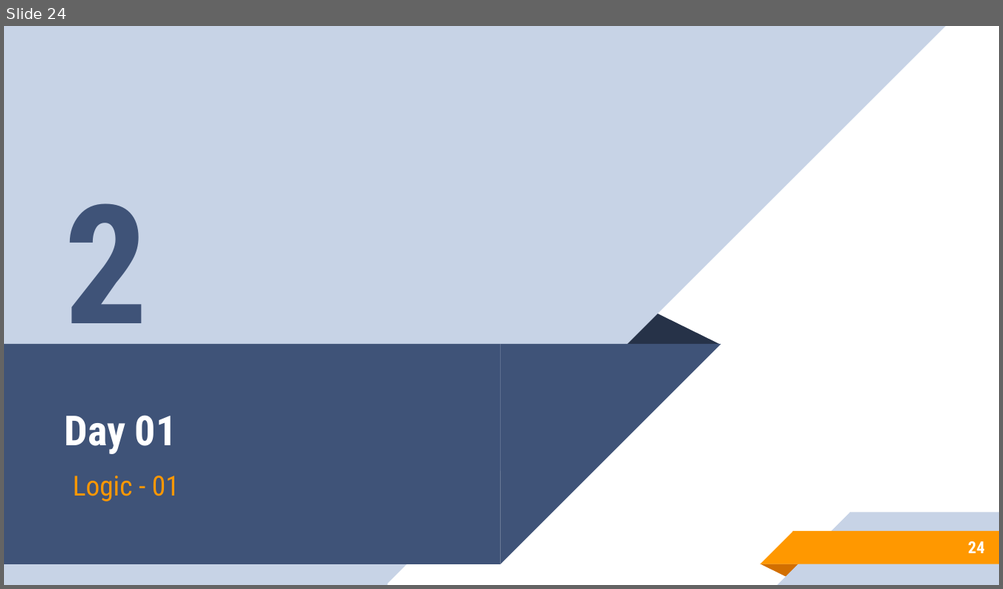
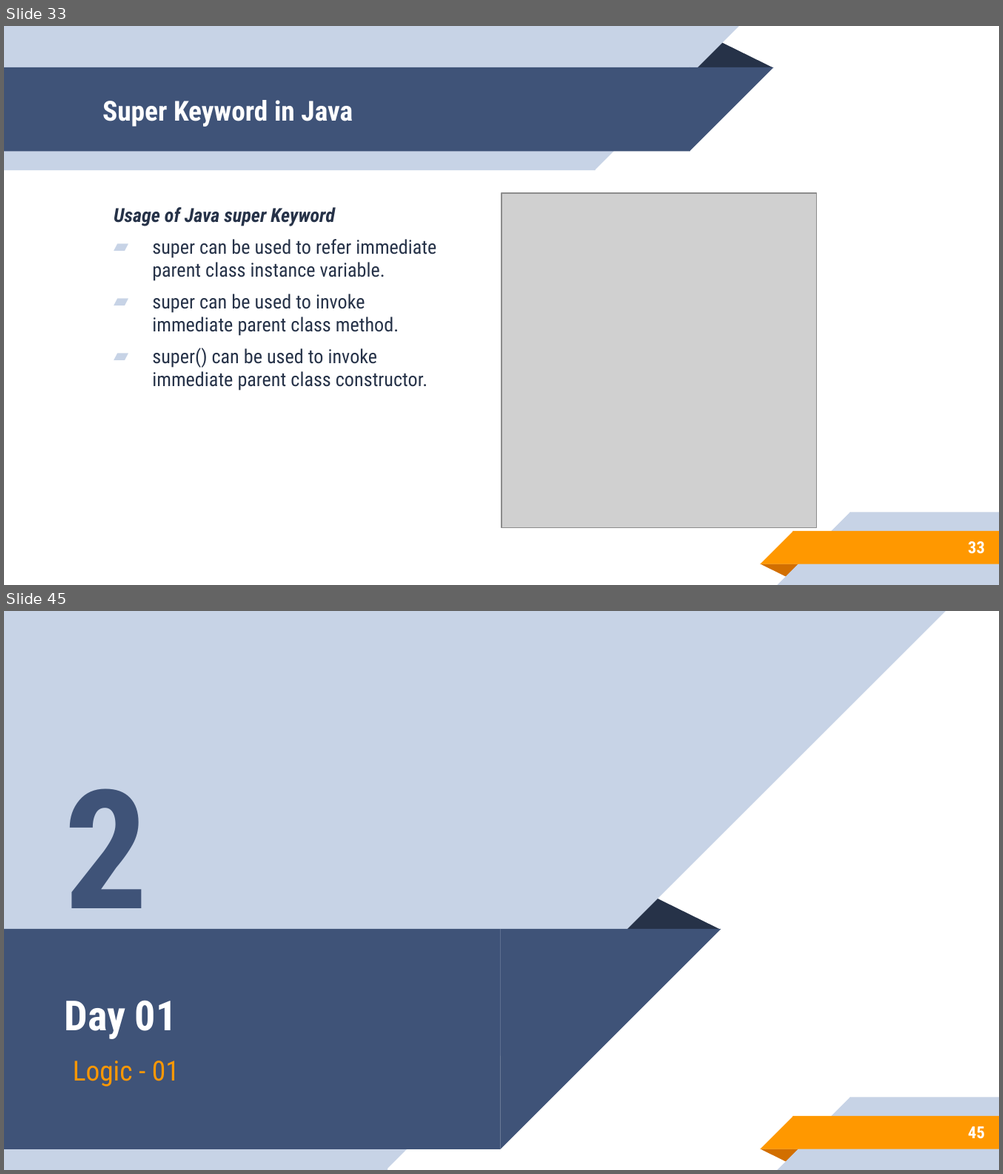
Before and after one commit to aronipurwanto/materi-xa, a slide deck: java/java-logic/Slide-Java-Logic-06.pptx. Shown one above the other, each under a label of ours: slide 24 before the commit, slides 33 and 45 after it; the slides between them are not shown. The pictures are 1003x589 and 1003x1174 pixels, drawn with LibreOffice and Linux fonts; fonts in the diff are those of the drawing; grey boxes stand for pictures. Boxes give left, top, right and bottom in pixels: in the first picture for what was removed or moved away, otherwise in the second. Text is boxed around its words. In the diff, an @@ line names an element or a change of style, - is before the commit and + after.

```diff
--- a/java/java-logic/Slide-Java-Logic-06.pptx
+++ b/java/java-logic/Slide-Java-Logic-06.pptx
@@ slide 33 added at (4,26,999,585), background #FFFFFF; not listed: 5 template elements that a slide beside it also shows @@
@@ group added at (4,26,773,170): 2 rectangles, 2 right triangles, 1 triangle @@
@@ title added at (102,100,353,127), 20 pt, text #FFFFFF, bold @@
+Super Keyword in Java
@@ picture added at (501,193,817,528) @@
@@ text added at (114,207,436,391), 14 pt, text #263248 @@
+Usage of Java super Keyword
+▰ super can be used to refer immediate parent class instance variable.
+▰ super can be used to invoke immediate parent class method.
+▰ super() can be used to invoke immediate parent class constructor.
@@ page number added at (967,542,984,554), 12 pt, text #FFFFFF, bold @@
+33
@@ what was slide 24 is now slide 45 @@
@@ page number at (967,1127,984,1139): text changed @@
-24
+45
```
Also in this commit, not shown: 16 slides changed, 41 other slides added, 19 slides removed, 36 other files.
